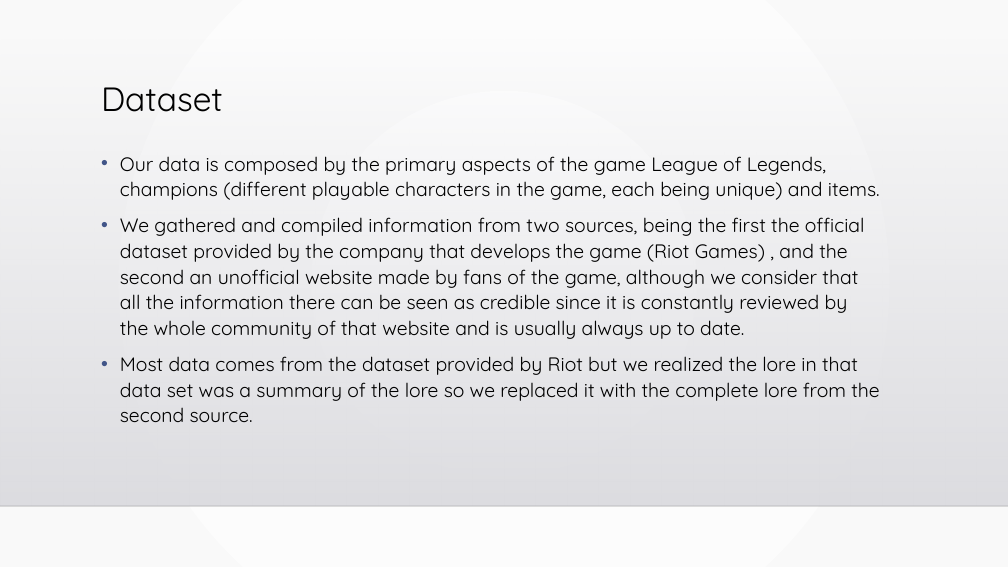
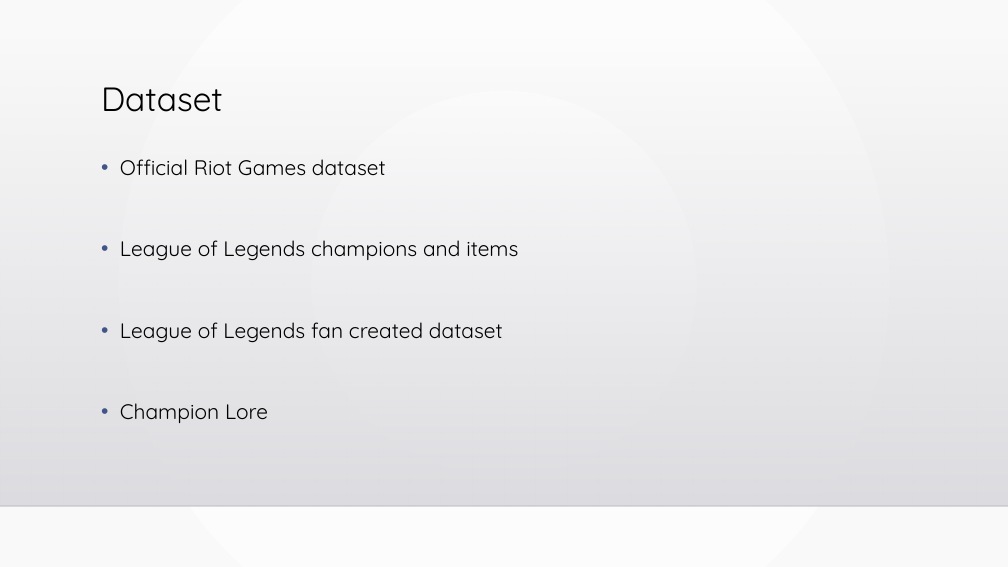
Before and after one commit to MiNeves00/PRI2021, a slide deck: slide 2 of docs/apresentacao.pptx. Drawn at 1008x567 pixels with LibreOffice and Linux fonts; fonts in the diff are those of the drawing; background and template pictures are left out. Boxes give left, top, right and bottom in pixels: in the first picture for what was removed or moved away, otherwise in the second. Text is boxed around its words. In the diff, an @@ line names an element or a change of style, - is before the commit and + after.

Commit message:
PowerPoint slide changes

```diff
--- a/docs/apresentacao.pptx
+++ b/docs/apresentacao.pptx
@@ text at box(120, 159, 518, 423): text changed; size 18.5 to 20 pt @@
-• Our data is composed by the primary aspects of the game League of Legends, champions (different playable characters in the game, each being unique) and items.
-• We gathered and compiled information from two sources, being the first the official dataset provided by the company that develops the game (Riot Games) , and the second an unofficial website made by fans of the game, although we consider that all the information there can be seen as credible since it is constantly reviewed by the whole community of that website and is usually always up to date.
-• Most data comes from the dataset provided by Riot but we realized the lore in that data set was a summary of the lore so we replaced it with the complete lore from the second source.
+• Official Riot Games dataset
+• League of Legends champions and items
+• League of Legends fan created dataset
+• Champion Lore
```
